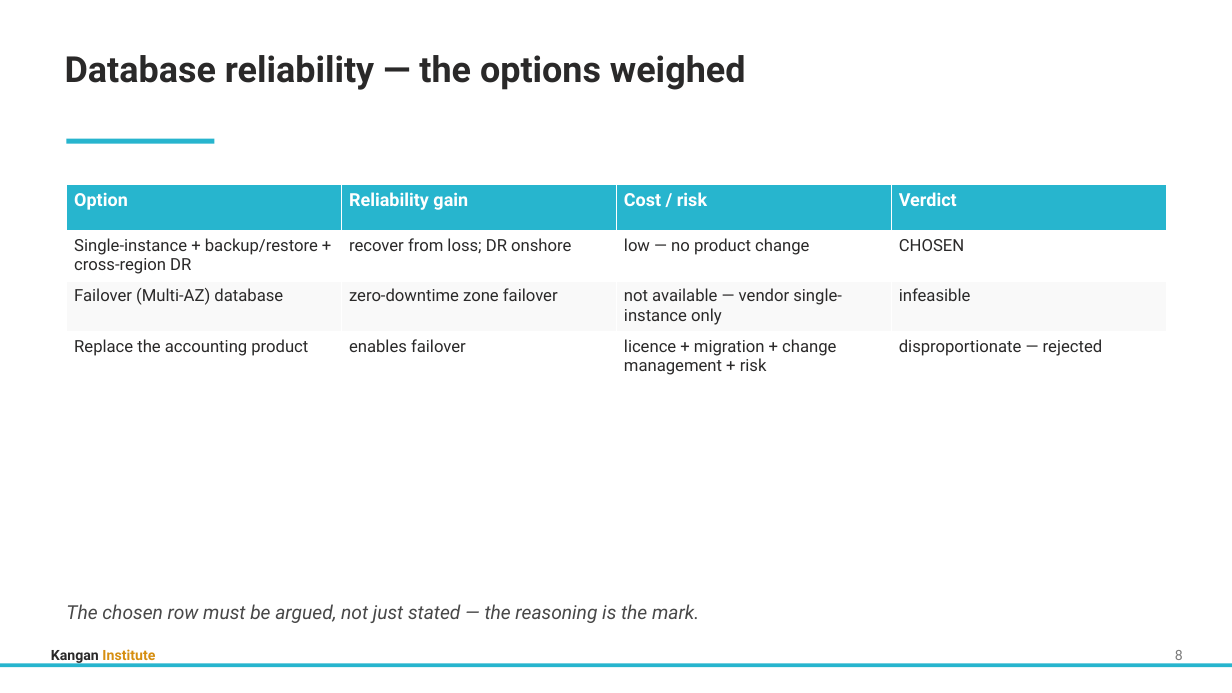
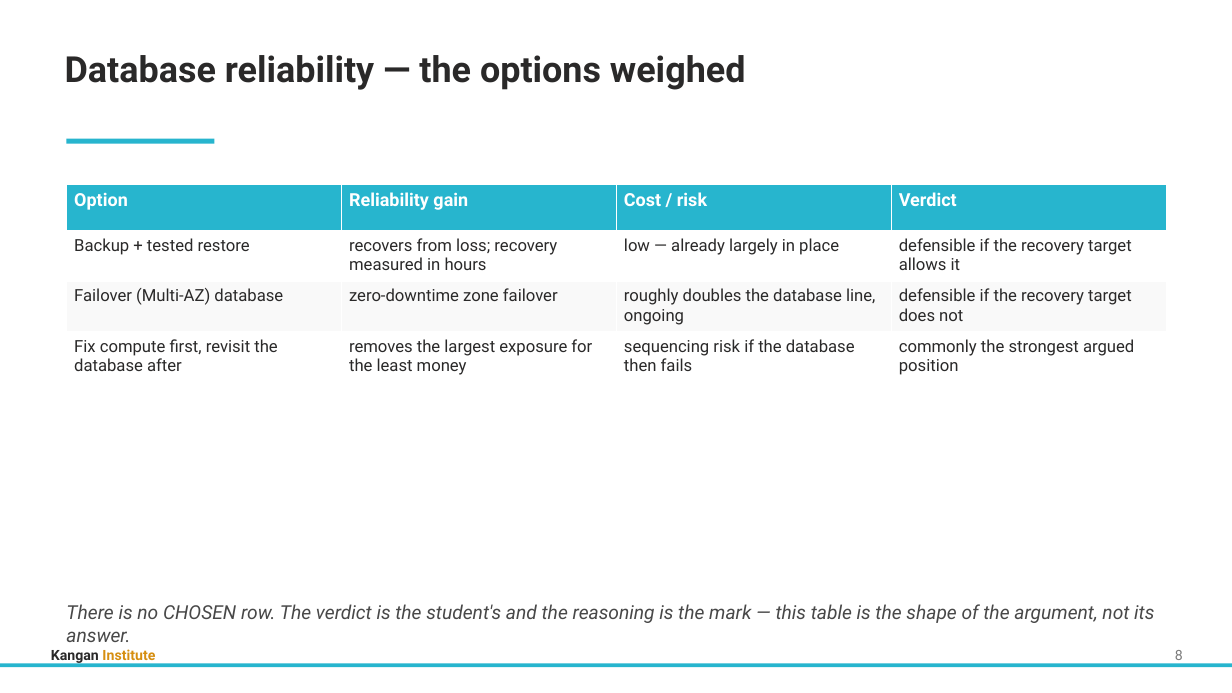
Before and after one commit to Digital-Initiatives-Kangan-Institute/diploma-cloud-cyber-content-s1, a slide deck: slide 11 of S1-CL3-Cloud-Infrastructure-Improvement/delivery/topic_03/Topic_03_Slides.pptx. Drawn at 1232x693 pixels with LibreOffice and Linux fonts; fonts in the diff are those of the drawing. Boxes give left, top, right and bottom in pixels: in the first picture for what was removed or moved away, otherwise in the second. Text is boxed around its words. In the diff, an @@ line names an element or a change of style, - is before the commit and + after.

```diff
--- a/S1-CL3-Cloud-Infrastructure-Improvement/delivery/topic_03/Topic_03_Slides.pptx
+++ b/S1-CL3-Cloud-Infrastructure-Improvement/delivery/topic_03/Topic_03_Slides.pptx
@@ table at <box>67,185,1168,379</box> @@
-row 2: Single-instance + backup/restore + cross-region DR | recover from loss; DR onshore | low — no product change | CHOSEN
+row 2: Backup + tested restore | recovers from loss; recovery measured in hours | low — already largely in place | defensible if the recovery target allows it
-row 3, column 3: not available — vendor single-instance only
+row 3, column 3: roughly doubles the database line, ongoing
-row 3, column 4: infeasible
+row 3, column 4: defensible if the recovery target does not
-row 4: Replace the accounting product | enables failover | licence + migration + change management + risk | disproportionate — rejected
+row 4: Fix compute first, revisit the database after | removes the largest exposure for the least money | sequencing risk if the database then fails | commonly the strongest argued position
@@ text at <box>66,604,1154,642</box>: text changed @@
-The chosen row must be argued, not just stated — the reasoning is the mark.
+There is no CHOSEN row. The verdict is the student's and the reasoning is the mark — this table is the shape of the argument, not its answer.
```
Also in this commit, not shown: 2 other slides changed, 14 other files.
